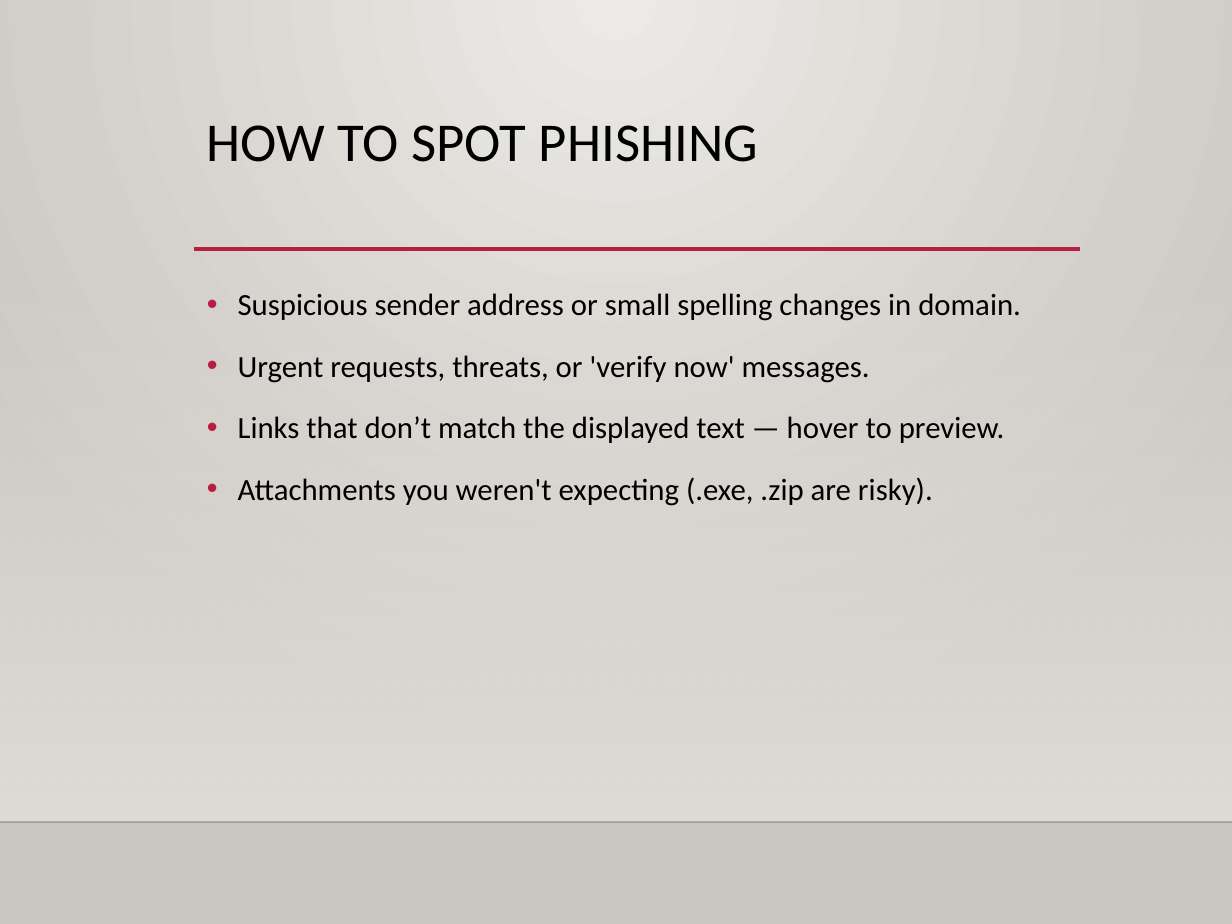
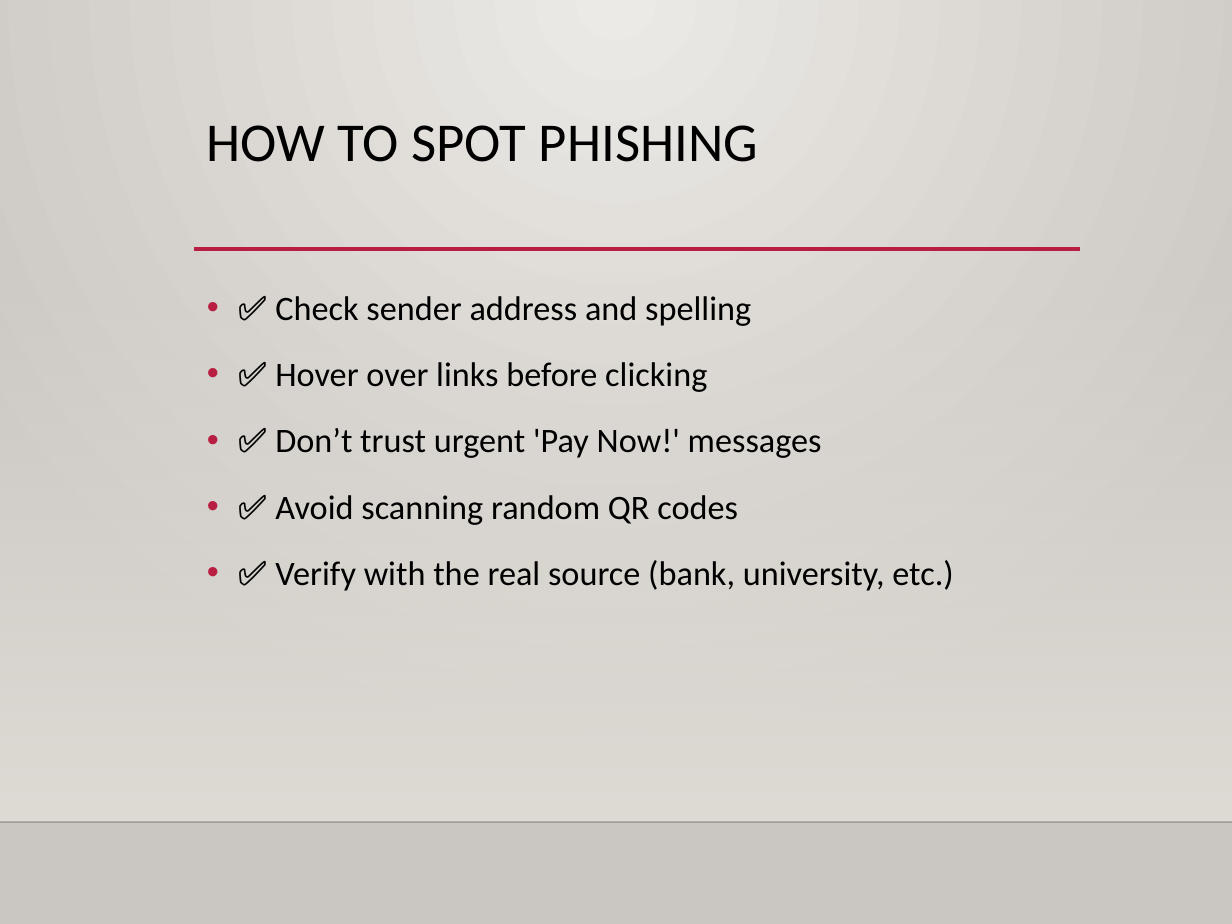
Before and after one commit to zoldyckd/cyberrangers, a slide deck: slide 4 of public/websitepopup/Phishing.pptx. Drawn at 1232x924 pixels with LibreOffice and Linux fonts; fonts in the diff are those of the drawing; background and template pictures are left out. Boxes give left, top, right and bottom in pixels: in the first picture for what was removed or moved away, otherwise in the second. Text is boxed around its words. In the diff, an @@ line names an element or a change of style, - is before the commit and + after.

```diff
--- a/public/websitepopup/Phishing.pptx
+++ b/public/websitepopup/Phishing.pptx
@@ text at (275,296,953,591): text changed; size 18 to 20 pt @@
-• Suspicious sender address or small spelling changes in domain.
-• Urgent requests, threats, or 'verify now' messages.
-• Links that don’t match the displayed text — hover to preview.
-• Attachments you weren't expecting (.exe, .zip are risky).
+• ✅ Check sender address and spelling
+• ✅ Hover over links before clicking
+• ✅ Don’t trust urgent 'Pay Now!' messages
+• ✅ Avoid scanning random QR codes
+• ✅ Verify with the real source (bank, university, etc.)
```
Also in this commit, not shown: 3 other slides changed, 1 slide added, 1 slide removed, 1 other file.
